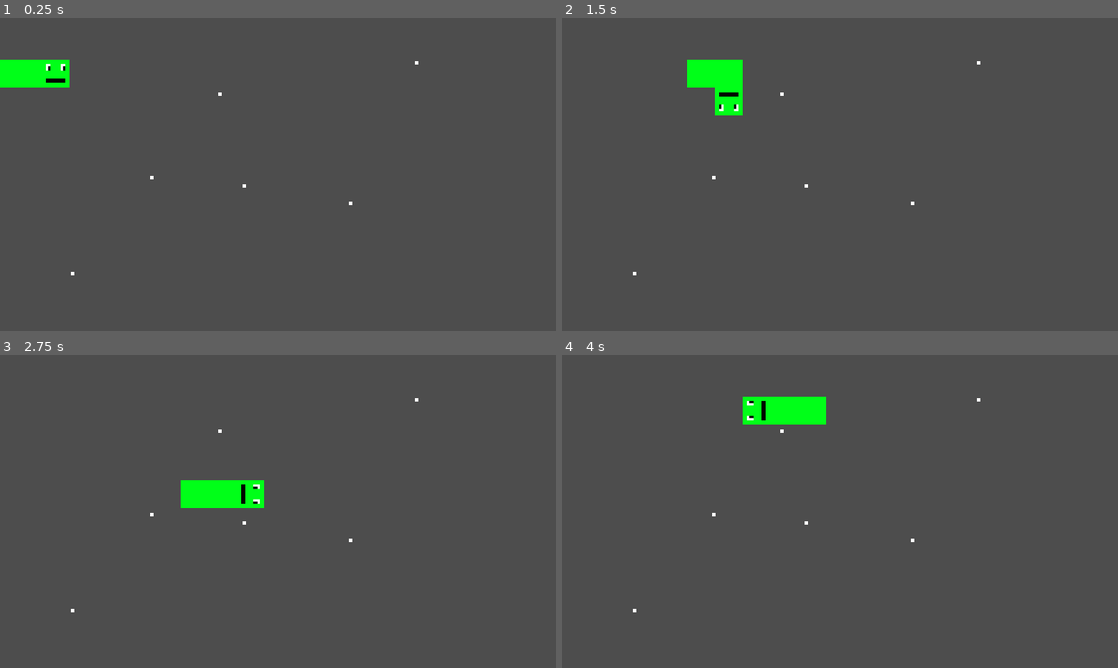
Above: before the commit, frames 1-4 (two rows, left to right).
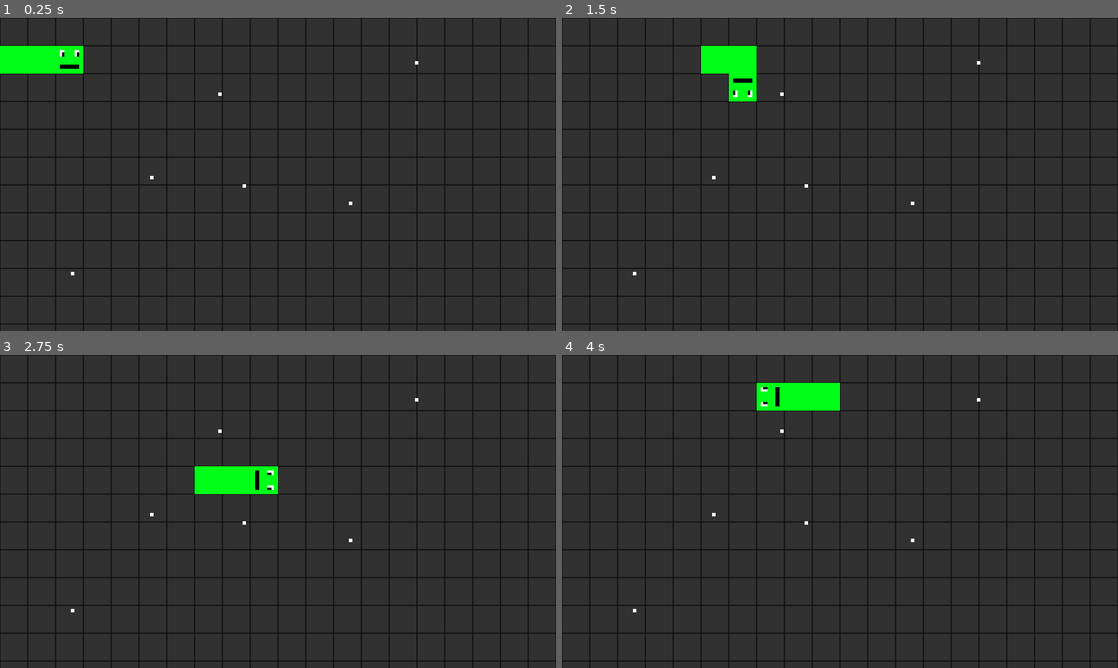
Above: after the commit, the same moments.

Repository: nath-ellis/slither.net
Game: Godot game, scene res://scenes/game.tscn
The game is run twice, just before and just after one commit, with the same random seed, the same clock (stepped at 60 frames per second) and the same inputs.
Inputs:
- Up to frame 1 (0.25 s): no input
- Up to frame 2 (1.5 s): hold Right (right) 0.53-1.28 s; hold Down (down) from 1.28 s (still down)
- Up to frame 3 (2.75 s): release Down (down) at 2.03 s; hold Right (right) from 2.03 s (still down)
- Up to frame 4 (4 s): release Right (right) at 2.78 s; hold Up (up) 2.78-3.53 s; hold Left (left) from 3.53 s (still down)

The runs differ from the first frame. In frame 1, 99% of the frame differs, in the area x 0-100%, y 0-100%; in frame 2, 99%; in frame 3, 99%; in frame 4, 99%.

Commit message:
Added a repeating background

Diff:
--- a/project.godot
+++ b/project.godot
@@ -61,3 +61,4 @@
 
 renderer/rendering_method="gl_compatibility"
 renderer/rendering_method.mobile="gl_compatibility"
+environment/defaults/default_clear_color=Color(0.196078, 0.192157, 0.192157, 1)
--- a/scenes/game.tscn
+++ b/scenes/game.tscn
@@ -1,12 +1,20 @@
-[gd_scene load_steps=3 format=3 uid="uid://bwnj5d2ellxrb"]
+[gd_scene load_steps=4 format=3 uid="uid://bwnj5d2ellxrb"]
 
+[ext_resource type="Texture2D" uid="uid://cejsfrfj2lomm" path="res://assets/bg.png" id="1_k3ufk"]
 [ext_resource type="PackedScene" uid="uid://im0eju43g3gx" path="res://scenes/player.tscn" id="1_ypwkn"]
 [ext_resource type="PackedScene" uid="uid://ddmc76uee3cyg" path="res://scenes/bit.tscn" id="2_0xtk0"]
 
 [node name="Game" type="Node2D"]
 
+[node name="BG" type="Sprite2D" parent="."]
+texture_repeat = 2
+position = Vector2(0, 16)
+texture = ExtResource("1_k3ufk")
+region_enabled = true
+region_rect = Rect2(0, 0, 12800, 7200)
+
 [node name="Player" parent="." instance=ExtResource("1_ypwkn")]
-position = Vector2(128, 128)
+position = Vector2(160, 96)
 
 [node name="Bit1" parent="." instance=ExtResource("2_0xtk0")]
 position = Vector2(506, 176)
Binary file added: assets/bg.png
Not shown, added: assets/bg.png.import
